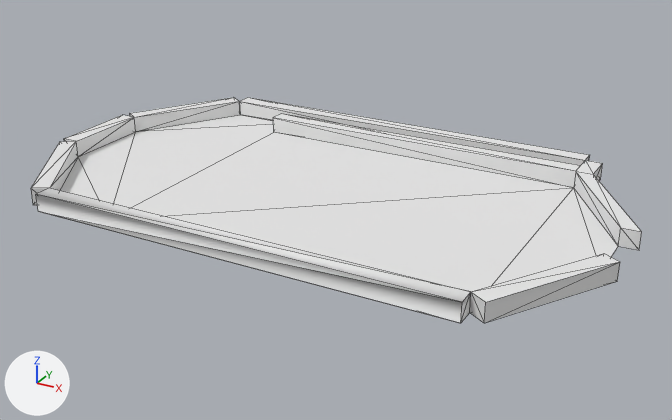
An edit to the Blender file models/table.blend, drawn before and after from the same camera.
Both versions are drawn from a camera (50 mm lens) standing at (11.86, -20.56, 9.73) and looking at (0.36, 0.34, -0.72). The axes (+X, +Y, +Z) are drawn at lower left. The lights are the same throughout. Mesh edges are drawn as thin lines.

Objects in the first picture: 'table_bottom_l', 'table_bottom_r', 'table_seperator', 'table_surface', 'table_top_l', 'table_top_m', 'table_top_r', 'table_wall_l', 'table_wall_r'.
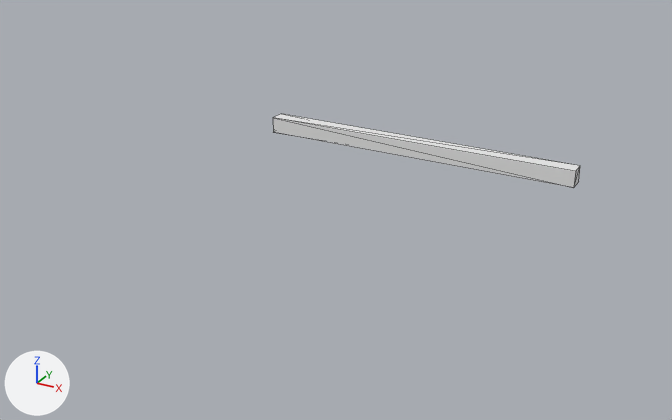
Location of each change, (x1, y1, x2, y2) in pixels of the pictures (672 x 420 px):
'table_surface', hidden
    before: (60, 115, 618, 292)
'table_wall_l', hidden
    before: (36, 188, 471, 323)
'table_bottom_l', hidden
    before: (470, 253, 620, 323)
'table_wall_r', hidden
    before: (239, 97, 590, 166)
'table_bottom_r', hidden
    before: (574, 160, 642, 250)
'table_top_r', hidden
    before: (130, 97, 240, 132)
'table_top_l', hidden
    before: (31, 141, 78, 205)
'table_top_m', hidden
    before: (64, 115, 136, 157)
part 1 of me_cube_018, cut back
    both: (273, 114, 580, 188)

What changed in the scene script:
```text
Change me_cube_018:
    used by ob_table_seperator; location = (0.0, 0.0, 0.0)
    remove me_cube_018.from_pydata(...)  # 8 vertices, 10 faces; spans x -4.0..6.0, y 4.0..4.5, z -0.25..0.25
    add me_cube_018.from_pydata(...)  # 8 vertices, 6 faces; spans x -4.0..6.0, y 4.0..4.5, z -0.25..0.25
    me_cube_018 part 1
    10 faces are deleted
    6 new faces join them
Change ob_table_bottom_r:
    add ob_table_bottom_r.hide_viewport = True
Change ob_table_bottom_l:
    add ob_table_bottom_l.hide_viewport = True
Change ob_table_top_r:
    add ob_table_top_r.hide_viewport = True
Change ob_table_top_m:
    add ob_table_top_m.hide_viewport = True
Change ob_table_top_l:
    add ob_table_top_l.hide_viewport = True
Change ob_table_wall_r:
    add ob_table_wall_r.hide_viewport = True
Change ob_table_wall_l:
    add ob_table_wall_l.hide_viewport = True
Change ob_table_surface:
    add ob_table_surface.hide_viewport = True
```
